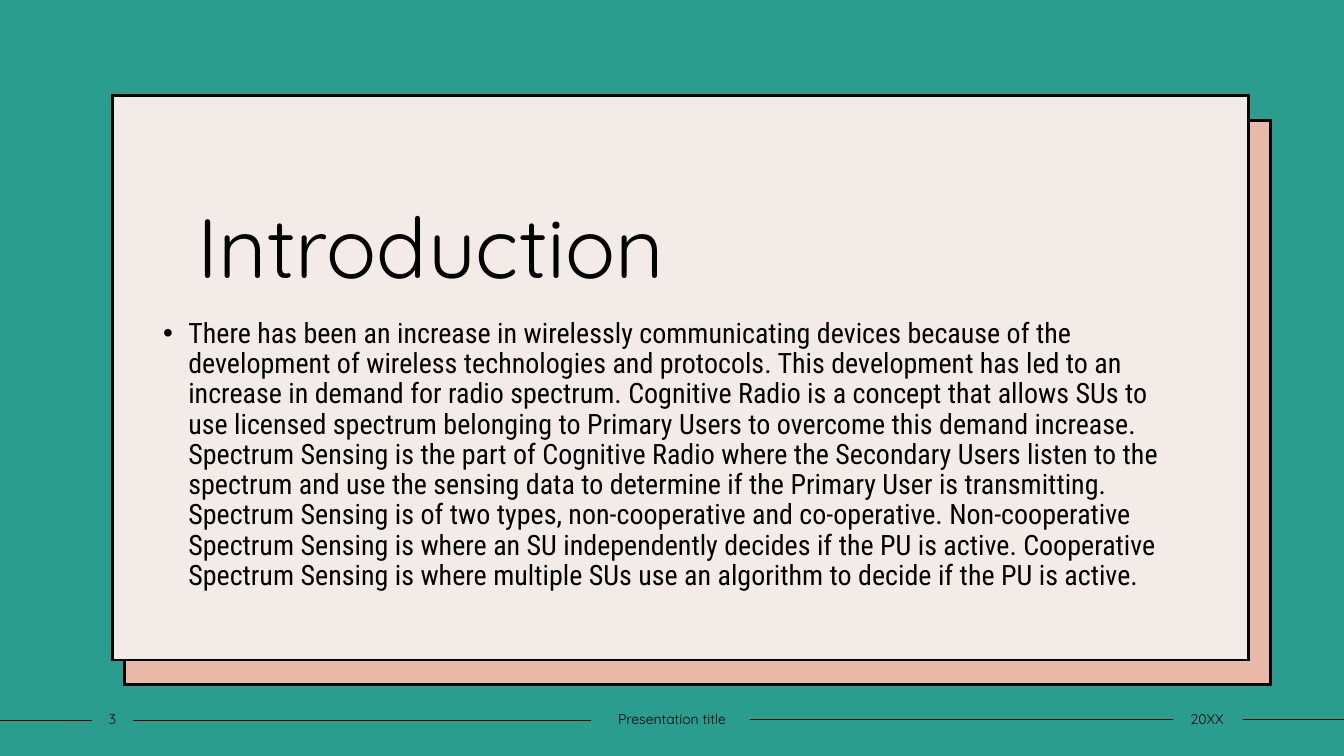
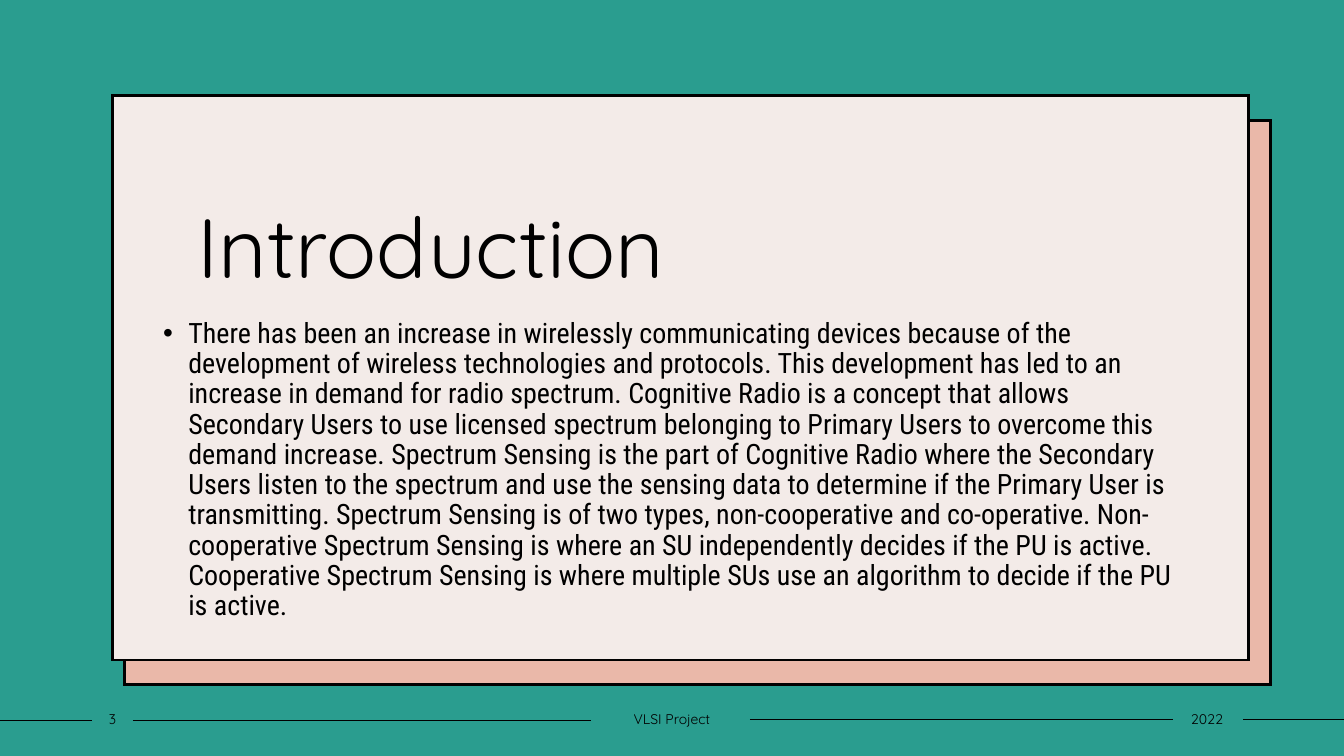
Before and after one commit to raunaqjabbal/CADVLSI-Project, a slide deck: slide 3 of Presentation.pptx. Drawn at 1344x756 pixels with LibreOffice and Linux fonts; fonts in the diff are those of the drawing. Boxes give left, top, right and bottom in pixels: in the first picture for what was removed or moved away, otherwise in the second. Text is boxed around its words. In the diff, an @@ line names an element or a change of style, - is before the commit and + after.

Commit message:
Updated presentation

```diff
--- a/Presentation.pptx
+++ b/Presentation.pptx
@@ text at <box>188,321,1171,616</box>: text changed @@
-• There has been an increase in wirelessly communicating devices because of the development of wireless technologies and protocols. This development has led to an increase in demand for radio spectrum. Cognitive Radio is a concept that allows SUs to use licensed spectrum belonging to Primary Users to overcome this demand increase. Spectrum Sensing is the part of Cognitive Radio where the Secondary Users listen to the spectrum and use the sensing data to determine if the Primary User is transmitting. Spectrum Sensing is of two types, non-cooperative and co-operative. Non-cooperative Spectrum Sensing is where an SU independently decides if the PU is active. Cooperative Spectrum Sensing is where multiple SUs use an algorithm to decide if the PU is active.
+• There has been an increase in wirelessly communicating devices because of the development of wireless technologies and protocols. This development has led to an increase in demand for radio spectrum. Cognitive Radio is a concept that allows Secondary Users to use licensed spectrum belonging to Primary Users to overcome this demand increase. Spectrum Sensing is the part of Cognitive Radio where the Secondary Users listen to the spectrum and use the sensing data to determine if the Primary User is transmitting. Spectrum Sensing is of two types, non-cooperative and co-operative. Non-cooperative Spectrum Sensing is where an SU independently decides if the PU is active. Cooperative Spectrum Sensing is where multiple SUs use an algorithm to decide if the PU is active.
@@ text at <box>634,714,710,727</box>: text changed @@
-Presentation title
+VLSI Project
@@ text at <box>1191,714,1223,724</box>: text changed @@
-20XX
+2022
```
Also in this commit, not shown: 14 other slides changed.
